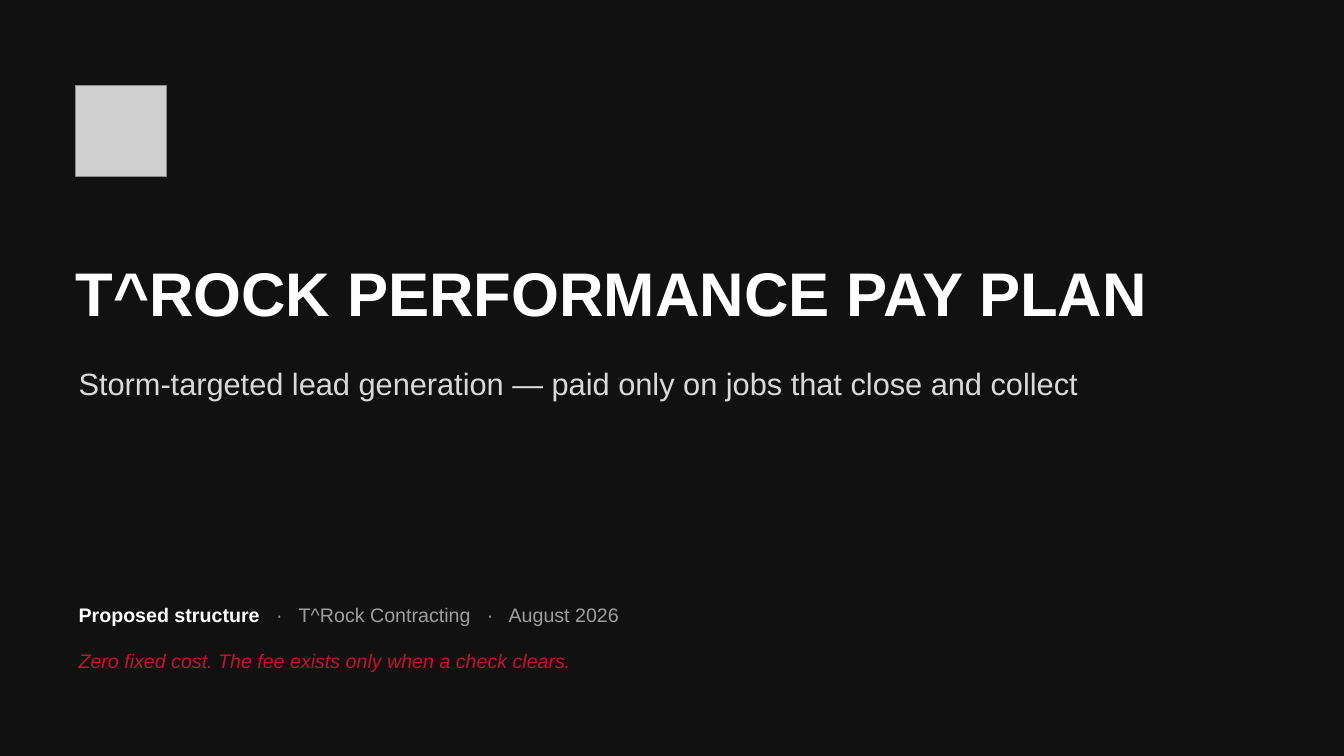
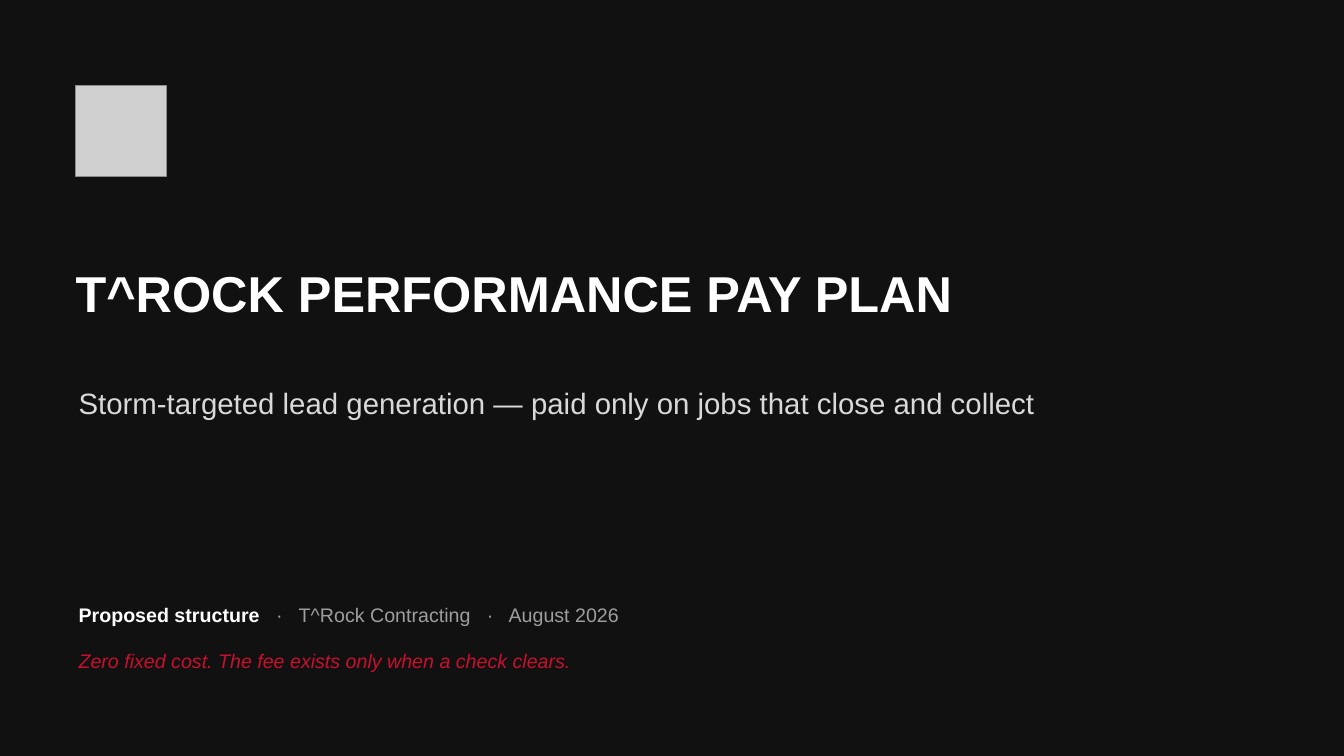
Before and after one commit to DommyD26/roofing-site-template, a slide deck: slide 1 of pitch/Commission-Plan.pptx. Drawn at 1344x756 pixels with LibreOffice and Linux fonts; fonts in the diff are those of the drawing; grey boxes stand for pictures. Boxes give left, top, right and bottom in pixels: in the first picture for what was removed or moved away, otherwise in the second. Text is boxed around its words. In the diff, an @@ line names an element or a change of style, - is before the commit and + after.

```diff
--- a/pitch/Commission-Plan.pptx
+++ b/pitch/Commission-Plan.pptx
@@ text "T^ROCK PERFORMANCE PAY PLAN" at [76,276,952,313]: size 44 to 36 pt @@
@@ text "Storm-targeted lead generation — paid ..." at [79,392,1034,420]: size 22 to 21 pt @@
```
Also in this commit, not shown: 4 other slides changed, 3 other files.
